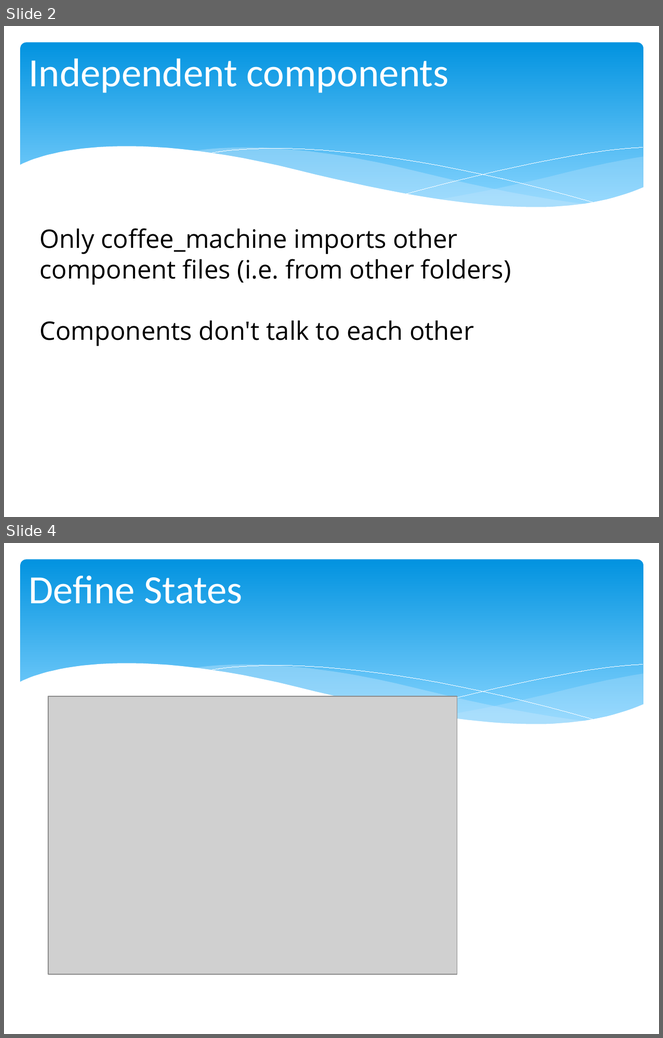
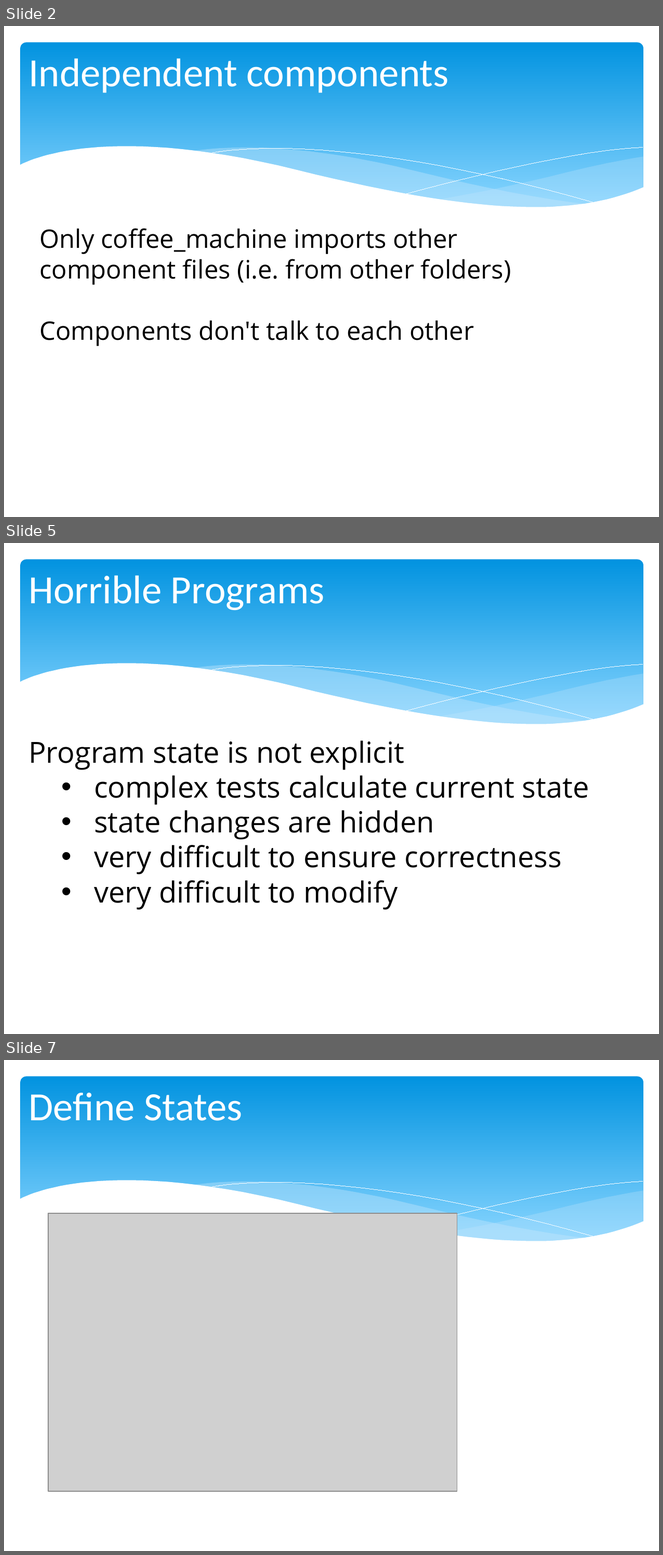
Before and after one commit to chris-turps/QA_Python3, a slide deck: DG_05 Responsibilities.pptx. Shown one above the other, each under a label of ours: slides 2 and 4 before the commit, slides 2, 5 and 7 after it; the slides between them are not shown. The pictures are 663x1038 and 663x1555 pixels, drawn with LibreOffice and Linux fonts; fonts in the diff are those of the drawing; grey boxes stand for pictures. Boxes give left, top, right and bottom in pixels: in the first picture for what was removed or moved away, otherwise in the second. Text is boxed around its words. In the diff, an @@ line names an element or a change of style, - is before the commit and + after.

Commit message:
tests

```diff
--- a/DG_05 Responsibilities.pptx
+++ b/DG_05 Responsibilities.pptx
@@ slide 5 added at <box>4,543,659,1034</box>, background #FFFFFF; not listed: 6 template elements that a slide beside it also shows @@
@@ title added at <box>28,575,325,611</box>, 44 pt, text #FFFFFF @@
+Horrible Programs
@@ text added at <box>28,741,590,910</box>, 32 pt, text #000000 @@
+Program state is not explicit
+  • complex tests calculate current state
+  • state changes are hidden
+  • very difficult to ensure correctness
+  • very difficult to modify
@@ what was slide 4 is now slide 7 @@
```
Also in this commit, not shown: 1 slide changed, 2 other slides added, 7 other files.
